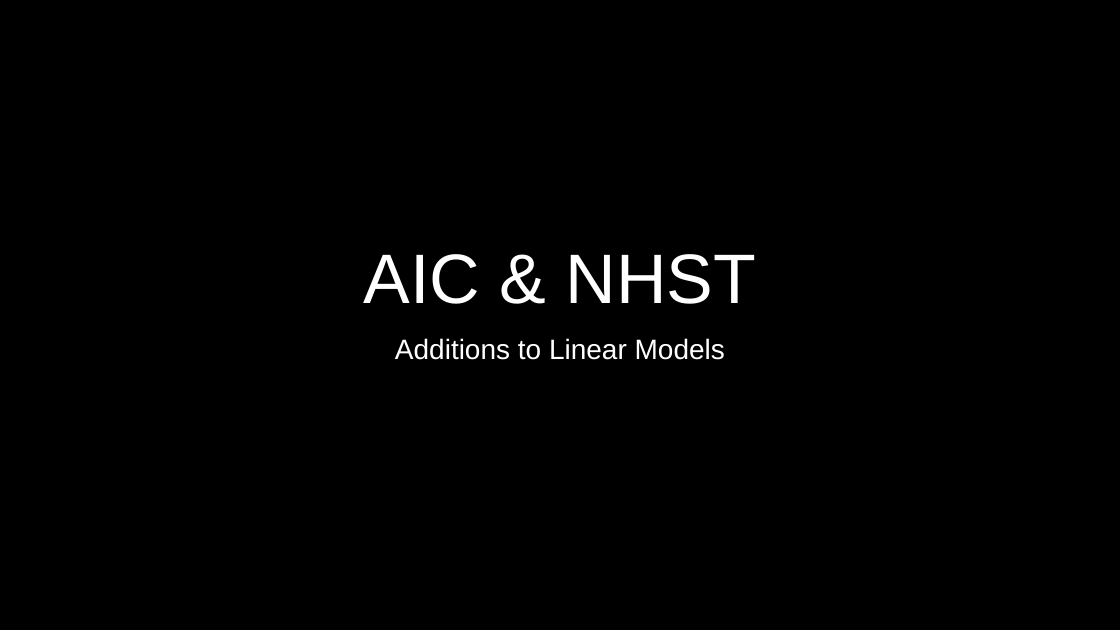
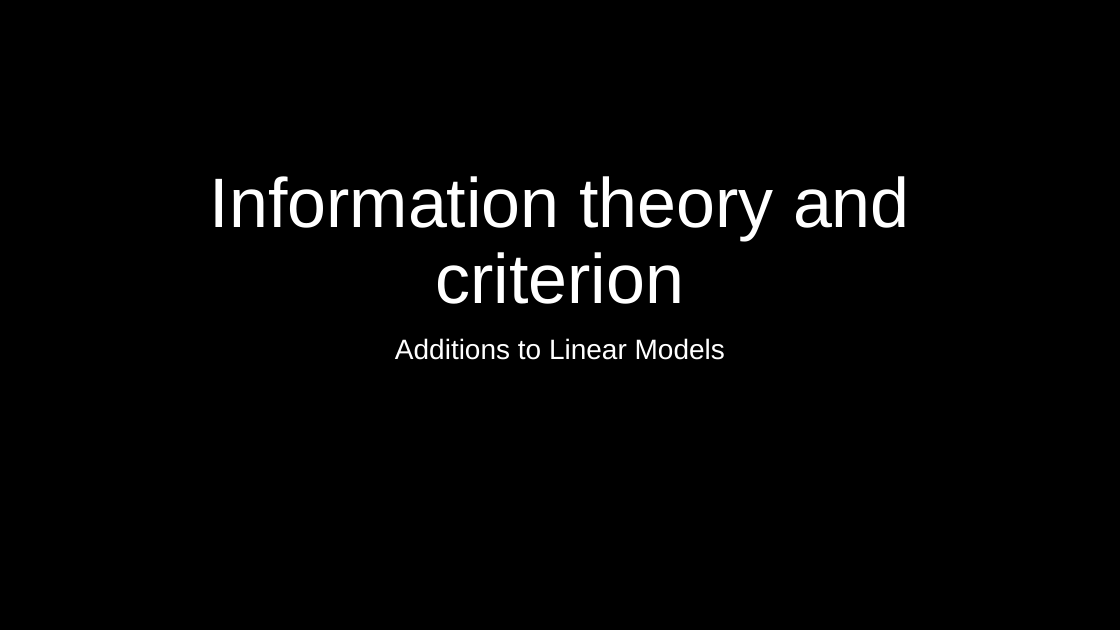
Before and after one commit to DeonRoos/stats-for-biologists, a slide deck: slide 1 of Lectures/Lecture 09.2 AIC.pptx. Drawn at 1120x630 pixels with LibreOffice and Linux fonts; fonts in the diff are those of the drawing. Boxes give left, top, right and bottom in pixels: in the first picture for what was removed or moved away, otherwise in the second. Text is boxed around its words. In the diff, an @@ line names an element or a change of style, - is before the commit and + after.

```diff
--- a/Lectures/Lecture 09.2 AIC.pptx
+++ b/Lectures/Lecture 09.2 AIC.pptx
@@ title at bbox=[210, 176, 910, 304]: text changed @@
-AIC & NHST
+Information theory and criterion
```
Also in this commit, not shown: 11 slides added, 4 slides removed, 13 other files.
